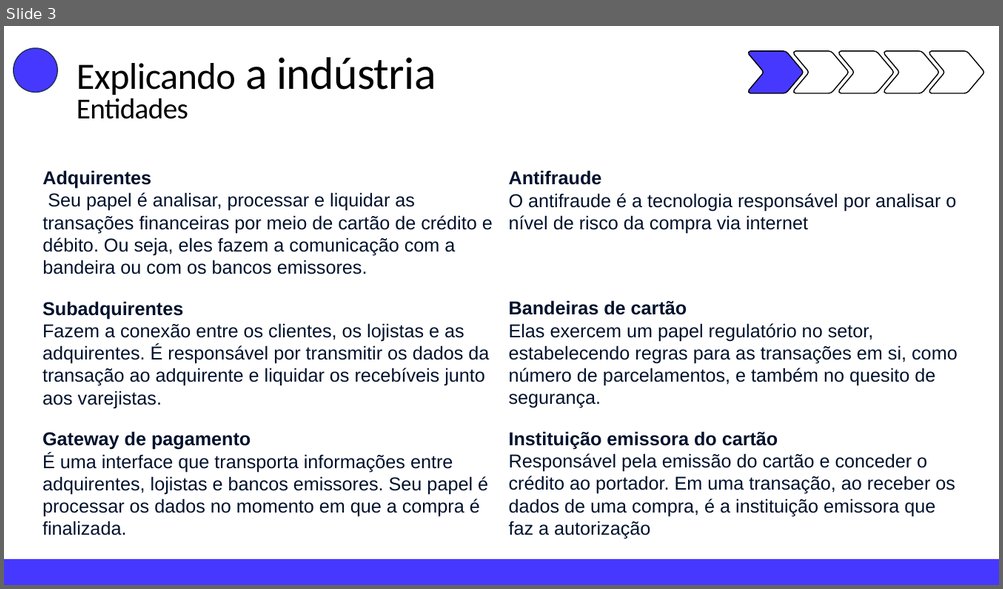
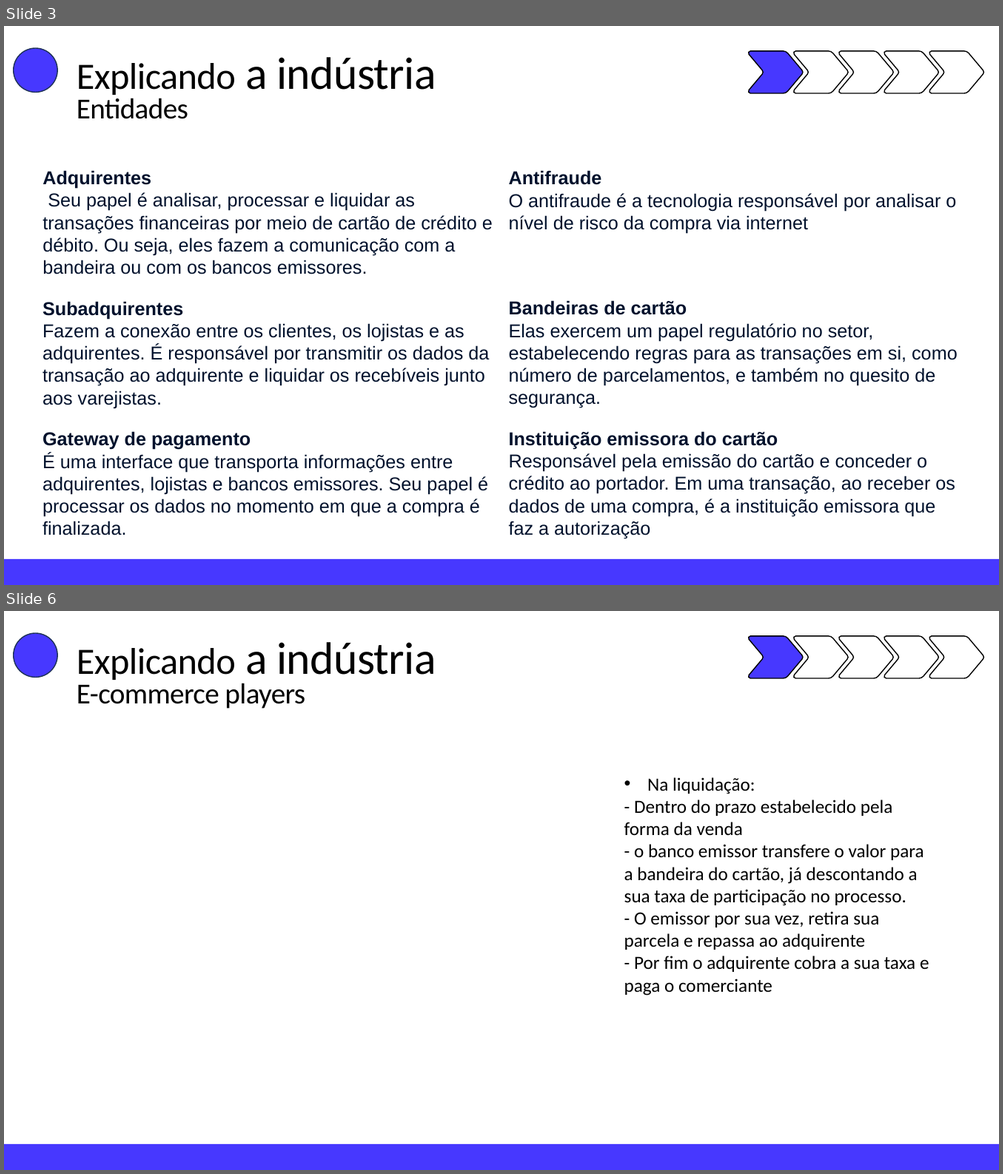
Before and after one commit to andreggalvao/CloudWalk-test, a slide deck: PPT-Teste.pptx. Shown one above the other, each under a label of ours: slide 3 before the commit, slides 3 and 6 after it; the slides between them are not shown. The pictures are 1003x589 and 1003x1174 pixels, drawn with LibreOffice and Linux fonts; fonts in the diff are those of the drawing. Boxes give left, top, right and bottom in pixels: in the first picture for what was removed or moved away, otherwise in the second. Text is boxed around its words. In the diff, an @@ line names an element or a change of style, - is before the commit and + after.

```diff
--- a/PPT-Teste.pptx
+++ b/PPT-Teste.pptx
@@ slide 6 added at (x1=4, y1=611, x2=999, y2=1170), background #FFFFFF @@
@@ ellipse added at (x1=14, y1=633, x2=58, y2=678), fill #4738FF, outline #1E3256 1 pt @@
@@ text added at (x1=77, y1=642, x2=435, y2=680), 36 pt, text #000000 @@
+Explicando a indústria
@@ freeform shape added at (x1=748, y1=636, x2=802, y2=679), fill #4738FF, outline #000000 1 pt @@
@@ freeform shape added at (x1=794, y1=636, x2=848, y2=679), fill #FFFFFF, outline #000000 1 pt @@
@@ freeform shape added at (x1=839, y1=636, x2=893, y2=679), fill #FFFFFF, outline #000000 1 pt @@
@@ freeform shape added at (x1=884, y1=636, x2=938, y2=679), fill #FFFFFF, outline #000000 1 pt @@
@@ freeform shape added at (x1=929, y1=636, x2=984, y2=679), fill #FFFFFF, outline #000000 1 pt @@
@@ text added at (x1=77, y1=679, x2=305, y2=709), 28 pt, text #000000 @@
+E-commerce players
@@ text added at (x1=624, y1=777, x2=929, y2=996), 18 pt, text #000000 @@
+• Na liquidação:
+- Dentro do prazo estabelecido pela forma da venda
+- o banco emissor transfere o valor para a bandeira do cartão, já descontando a sua taxa de participação no processo.
+- O emissor por sua vez, retira sua parcela e repassa ao adquirente
+- Por fim o adquirente cobra a sua taxa e paga o comerciante
@@ rectangle added at (x1=4, y1=1145, x2=999, y2=1170), fill #4738FF @@
```
Also in this commit, not shown: 2 slides changed, 2 other slides added, 1 other file.
